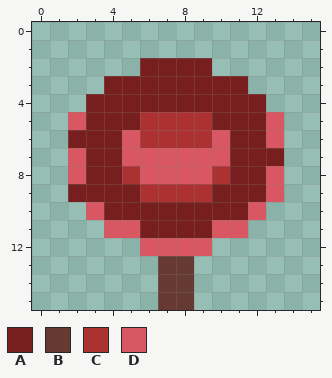
A pixel-art file gets an edit: assets/fisher.aseprite. The picture above is the old version.
16x16 pixels, 1 frame.
Visible layers, top first: "Layer 3", "Layer 4", "Layer 1", "Layer 2".
Palette (. is transparent): A #771e1e  B #663931  C #ac3232  D #d95763
Pixels before, first column x 2:
 2 ....AAAA....
 3 ..AAAAAAAA..
 4 .AAAAAAAAAA.
 5 DAAACCCCAAAD
 6 AAADCCCCDAAD
 7 DAADDDDDDAAA
 8 DAACDDDDCAAD
 9 AAAACCCCAAAD
10 .DAAAAAAAAD.
11 ..DDAAAADD..
12 ....DDDD....
13 .....BB.....
14 .....BB.....
15 .....BB.....
The result:
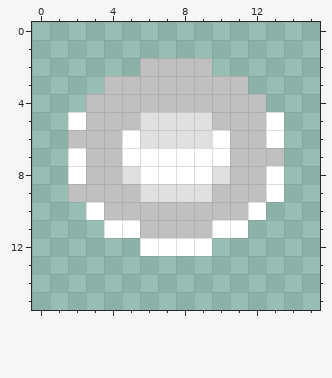
Diff:
layer "Layer 3" now hidden
colour A: #771e1e -> #c0c0c0
colour C: #ac3232 -> #e0e0e0
colour D: #d95763 -> #ffffff
y 13..15: x 7..8 BB -> ..
Where, in picture pixels (left, top, right, bottom), the same in both pictures:
changed: (68, 58, 284, 310)
